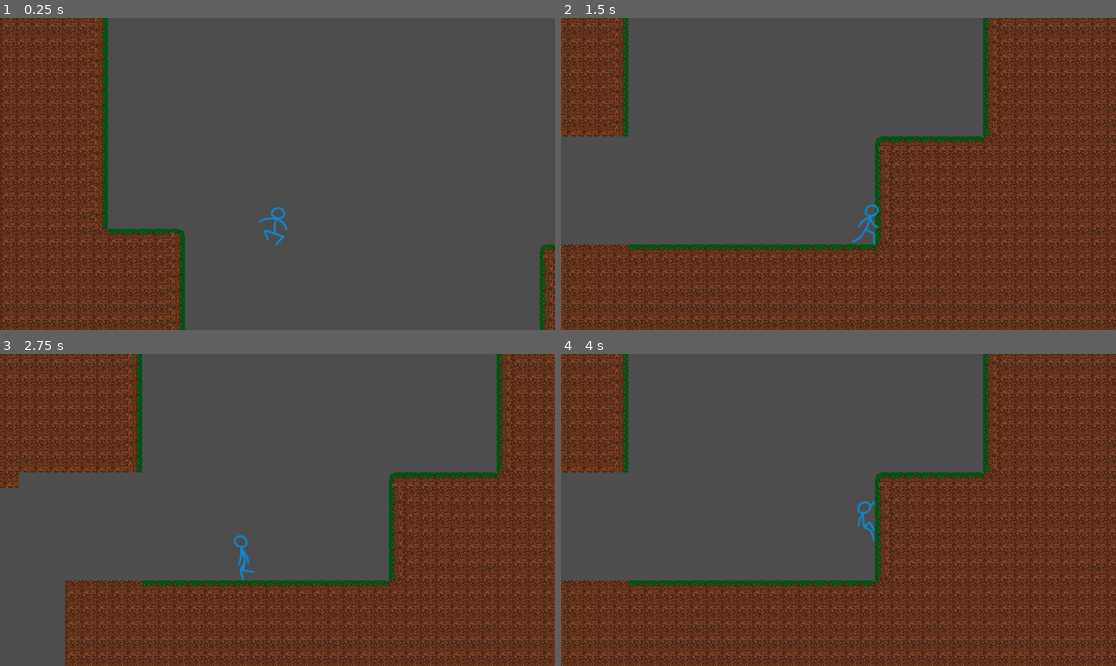
Above: before the commit, frames 1-4 (two rows, left to right).
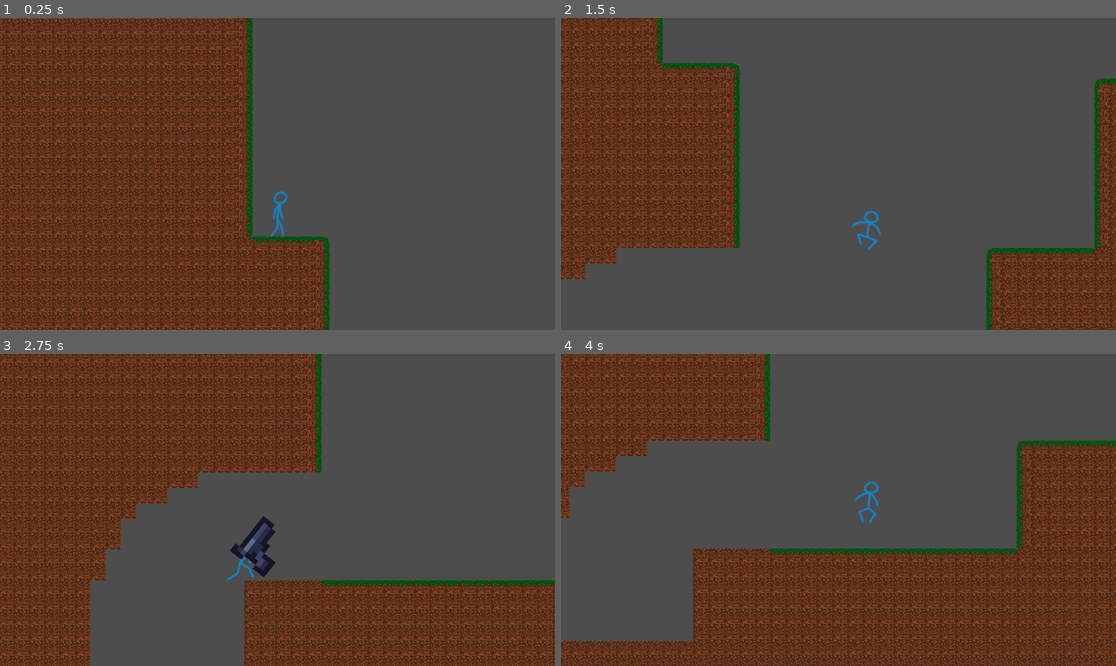
Above: after the commit, the same moments.

Repository: StudioStrawPixel/BadIdeasGameJam
Game: Godot game, scene res://assets/scenes/levels/pixel_level.tscn
Same seed, same stepped clock (60 frames per second), same inputs: the game is played once before the commit and once after it.
Inputs (mouse positions are in pixels of both pictures, inside the frame that each line leads up to):
- Up to frame 1 (0.25 s): no input
- Up to frame 2 (1.5 s): move the mouse to (960, 158) at 0.52 s; hold E (toggle_gun, bound only after the commit) 0.53-1.28 s; hold D (move_right) from 0.53 s (still down); click (960, 158) at 0.6 s; tap Space (jump) at 0.77 s; move the mouse to (727, 189) at 1.27 s; tap E (toggle_gun, bound only after the commit) at 1.35 s
- Up to frame 3 (2.75 s): tap Space (jump) at 1.52 s; click (166, 525) at 1.55 s; move the mouse to (333, 441) at 2.02 s; release D (move_right) at 2.03 s; hold A (move_left) from 2.03 s (still down); hold Shift (sprint) from 2.03 s (still down); tap E (toggle_gun, bound only after the commit) at 2.3 s
- Up to frame 4 (4 s): move the mouse to (810, 572) at 2.77 s; release A (move_left) at 2.78 s; release Shift (sprint) at 2.78 s; hold D (move_right) from 2.78 s (still down); click (810, 572) at 2.85 s; tap Space (jump) at 3.02, 3.77 s; move the mouse to (1005, 556) at 3.52 s; hold E (toggle_gun, bound only after the commit) from 3.53 s (still down)

The runs differ from the first frame. In frame 1, 39% of the frame differs, in the area x 0-100%, y 0-100%; in frame 2, 66%; in frame 3, 58%; in frame 4, 46%.

Commit message:
gun and projectiles

Diff:
--- a/assets/prefabs/player/player_controller(pixel).tscn
+++ b/assets/prefabs/player/player_controller(pixel).tscn
@@ -1,7 +1,8 @@
-[gd_scene load_steps=69 format=3 uid="uid://bimrbusqh5ikp"]
-
-[ext_resource type="Script" uid="uid://dthqi30nrjgmm" path="res://assets/scripts/player/player_controller(pixel).gd" id="1_70ait"]
+[gd_scene load_steps=70 format=3 uid="uid://bimrbusqh5ikp"]
+
+[ext_resource type="Script" uid="uid://dthqi30nrjgmm" path="res://assets/scripts/player/Player.gd" id="1_70ait"]
 [ext_resource type="Texture2D" uid="uid://qc8nj4x0yyh2" path="res://assets/art/2d/player/stick_figure/sf_ledge_climb_pixel.png" id="7_2q3ad"]
+[ext_resource type="PackedScene" uid="uid://c63rxw4ual61p" path="res://assets/scenes/gun.tscn" id="12_ykswe"]
 [ext_resource type="Texture2D" uid="uid://c7oorjswanvkv" path="res://assets/art/2d/player/stick_figure/sf_jump+fall_pixel.png" id="16_cstwa"]
 [ext_resource type="Texture2D" uid="uid://duekw3gw2y18m" path="res://assets/art/2d/player/stick_figure/sf_float_pixel.png" id="16_jsaws"]
 [ext_resource type="Texture2D" uid="uid://d3m1cwmgpkn1h" path="res://assets/art/2d/player/stick_figure/sf_dash_pixel.png" id="16_mpdld"]
@@ -524,3 +525,5 @@
 process_callback = 0
 wait_time = 0.1
 one_shot = true
+
+[node name="Gun" parent="." instance=ExtResource("12_ykswe")]
--- /dev/null
+++ b/assets/scenes/bullet.gd
@@ -0,0 +1,19 @@
+extends Node2D
+
+const SPEED: int = 300
+
+@onready var animated_sprite_2d: AnimatedSprite2D = $AnimatedSprite2D
+
+
+func _ready():
+	animated_sprite_2d.play()
+	animated_sprite_2d.animation_finished.connect(_on_animation_finished)
+
+func _process(delta: float) -> void:
+	position += transform.x * SPEED * delta
+
+func _on_animation_finished() -> void:
+	queue_free()
+
+func _on_visible_on_screen_notifier_2d_screen_exited() -> void:
+	queue_free()
--- /dev/null
+++ b/assets/scenes/bullet.tscn
@@ -0,0 +1,76 @@
+[gd_scene load_steps=12 format=3 uid="uid://dp7fdpacyvlah"]
+
+[ext_resource type="Script" uid="uid://cfmy4xnlk1djg" path="res://assets/scenes/bullet.gd" id="1_8hx1n"]
+[ext_resource type="Texture2D" uid="uid://eq233ducvdb8" path="res://assets/art/2d/gun/projectiles.png" id="1_bnlrb"]
+
+[sub_resource type="CircleShape2D" id="CircleShape2D_8hx1n"]
+radius = 20.0
+
+[sub_resource type="AtlasTexture" id="AtlasTexture_0t1ha"]
+atlas = ExtResource("1_bnlrb")
+region = Rect2(0, 0, 80, 80)
+
+[sub_resource type="AtlasTexture" id="AtlasTexture_w7fbq"]
+atlas = ExtResource("1_bnlrb")
+region = Rect2(80, 0, 80, 80)
+
+[sub_resource type="AtlasTexture" id="AtlasTexture_vmqvy"]
+atlas = ExtResource("1_bnlrb")
+region = Rect2(0, 0, 80, 80)
+
+[sub_resource type="AtlasTexture" id="AtlasTexture_gbu34"]
+atlas = ExtResource("1_bnlrb")
+region = Rect2(80, 0, 80, 80)
+
+[sub_resource type="AtlasTexture" id="AtlasTexture_2axtw"]
+atlas = ExtResource("1_bnlrb")
+region = Rect2(160, 0, 80, 80)
+
+[sub_resource type="AtlasTexture" id="AtlasTexture_r60kj"]
+atlas = ExtResource("1_bnlrb")
+region = Rect2(240, 0, 80, 80)
+
+[sub_resource type="AtlasTexture" id="AtlasTexture_qf0yw"]
+atlas = ExtResource("1_bnlrb")
+region = Rect2(320, 0, 80, 80)
+
+[sub_resource type="SpriteFrames" id="SpriteFrames_0r4bi"]
+animations = [{
+"frames": [{
+"duration": 1.0,
+"texture": SubResource("AtlasTexture_0t1ha")
+}, {
+"duration": 1.0,
+"texture": SubResource("AtlasTexture_w7fbq")
+}, {
+"duration": 1.0,
+"texture": SubResource("AtlasTexture_vmqvy")
+}, {
+"duration": 1.0,
+"texture": SubResource("AtlasTexture_gbu34")
+}, {
+"duration": 1.0,
+"texture": SubResource("AtlasTexture_2axtw")
+}, {
+"duration": 1.0,
+"texture": SubResource("AtlasTexture_r60kj")
+}, {
+"duration": 1.0,
+"texture": SubResource("AtlasTexture_qf0yw")
+}],
+"loop": true,
+"name": &"shooting",
+"speed": 10.0
+}]
+
+[node name="Bullet" type="CharacterBody2D"]
+script = ExtResource("1_8hx1n")
+
+[node name="CollisionShape2D" type="CollisionShape2D" parent="."]
+shape = SubResource("CircleShape2D_8hx1n")
+
+[node name="AnimatedSprite2D" type="AnimatedSprite2D" parent="."]
+texture_filter = 1
+position = Vector2(4, 0)
+sprite_frames = SubResource("SpriteFrames_0r4bi")
+animation = &"shooting"
--- /dev/null
+++ b/assets/scenes/gun.gd
@@ -0,0 +1,35 @@
+extends Node2D
+
+const BULLET = preload("uid://dp7fdpacyvlah")
+
+@onready var muzzle: Marker2D = $Marker2D
+@onready var shoot_timer: Timer = $ShootTimer
+
+var can_shoot := true
+var is_gun_equipped: bool = false
+
+func _ready():
+	shoot_timer.timeout.connect(_on_timer_timeout)
+
+func _process(delta: float) -> void:
+	look_at(get_global_mouse_position())
+
+	rotation_degrees = wrap(rotation_degrees, 0, 360)
+	if rotation_degrees > 90 and rotation_degrees < 270:
+		scale.y = -1
+	else:
+		scale.y = 1
+
+	if Input.is_action_just_pressed("shoot") and can_shoot and is_gun_equipped:
+		shoot()
+
+func shoot():
+	var bullet_instance = BULLET.instantiate()
+	get_tree().current_scene.add_child(bullet_instance)
+	bullet_instance.global_position = muzzle.global_position
+	bullet_instance.rotation = rotation
+	can_shoot = false
+	shoot_timer.start()
+
+func _on_timer_timeout():
+	can_shoot = true
--- /dev/null
+++ b/assets/scenes/gun.tscn
@@ -0,0 +1,19 @@
+[gd_scene load_steps=3 format=3 uid="uid://c63rxw4ual61p"]
+
+[ext_resource type="Texture2D" uid="uid://bwkevm3t50b5a" path="res://assets/art/2d/gun/gun.png" id="1_b7e4a"]
+[ext_resource type="Script" uid="uid://bncntmcwc612v" path="res://assets/scenes/gun.gd" id="2_6ainy"]
+
+[node name="Gun" type="Sprite2D"]
+texture_filter = 1
+texture = ExtResource("1_b7e4a")
+offset = Vector2(28, 5)
+region_enabled = true
+region_rect = Rect2(160.1353, 600.9388, 58.366608, 65.19678)
+script = ExtResource("2_6ainy")
+
+[node name="Marker2D" type="Marker2D" parent="."]
+position = Vector2(49, 0)
+
+[node name="ShootTimer" type="Timer" parent="."]
+wait_time = 0.3
+one_shot = true
--- a/assets/scenes/levels/pixel_level.tscn
+++ b/assets/scenes/levels/pixel_level.tscn
@@ -3,12 +3,12 @@
 [ext_resource type="TileSet" uid="uid://dfd2c8fehjle1" path="res://assets/resources/tilesets/simple_terrain.tres" id="1_hpxiy"]
 [ext_resource type="PackedScene" uid="uid://bimrbusqh5ikp" path="res://assets/prefabs/player/player_controller(pixel).tscn" id="2_jm60u"]
 
-[node name="PixelLevel" type="Node2D"]
+[node name="World" type="Node2D"]
 
 [node name="TileMapLayer" type="TileMapLayer" parent="."]
 texture_filter = 1
 tile_map_data = PackedByteArray("AADn/97/AAABAAAAAADn/9//AAACAAAAAADn/+D/AAACAAAAAADn/+H/AAACAAAAAADn/+L/AAACAAAAAADn/+ …(53408 unchanged characters)…
 tile_set = ExtResource("1_hpxiy")
 
-[node name="PlayerController" parent="." instance=ExtResource("2_jm60u")]
-position = Vector2(0, -50)
+[node name="Player" parent="." instance=ExtResource("2_jm60u")]
+position = Vector2(-150, -32)
--- a/assets/scripts/player/player_controller(pixel).gd
+++ b/assets/scripts/player/Player.gd
@@ -44,6 +44,8 @@
 @onready var ledge_space_ray_cast: RayCast2D = %LedgeSpaceRayCast
 @onready var wall_slide_ray_cast: RayCast2D = %WallSlideRayCast
 @onready var dash_cooldown: Timer = %DashCooldown
+@onready var gun: Sprite2D = $Gun
+
 
 var active_state := STATE.FALL
 var can_double_jump := false
@@ -52,11 +54,14 @@
 var can_dash := false
 var dash_jump_buffer := false
 var is_sprinting := false
+var is_gun_equipped: bool = false
+var was_gun_equipped_before_restricted: bool = false
 
 func _ready() -> void:
 	switch_state(active_state)
 	ledge_climb_ray_cast.add_exception(self)
-
+	gun.visible = false
+	gun.is_gun_equipped = false
 
 func _physics_process(delta: float) -> void:
 	process_state(delta)
@@ -362,3 +367,47 @@
 
 func can_wall_slide() -> bool:
 	return is_on_wall_only() and wall_slide_ray_cast.is_colliding()
+
+func _process(delta: float) -> void:
+	if is_gun_equipped:
+		if get_global_mouse_position().x < global_position.x:
+			animated_sprite.flip_h = true
+		else:
+			animated_sprite.flip_h = false
+	var in_restricted_state := active_state in [STATE.WALL_SLIDE, STATE.LEDGE_CLIMB, STATE.LEDGE_JUMP, STATE.WALL_CLIMB, STATE.FLOAT]
+
+	if in_restricted_state:
+		if is_gun_equipped:
+			was_gun_equipped_before_restricted = true
+			unequip_gun()
+	else:
+		if was_gun_equipped_before_restricted:
+			equip_gun()
+			was_gun_equipped_before_restricted = false
+	if gun:
+		gun.is_gun_equipped = is_gun_equipped
+
+func _input(event):
+	if event.is_action_pressed("toggle_gun"):
+		toggle_gun()
+
+func toggle_gun():
+	if is_gun_equipped:
+		unequip_gun()
+	else:
+		equip_gun()
+
+func equip_gun():
+	gun.visible = true
+	is_gun_equipped = true
+	gun.is_gun_equipped = true
+
+func unequip_gun():
+	gun.visible = false
+	is_gun_equipped = false
+	gun.is_gun_equipped = false
+
+func can_player_shoot() -> bool:
+	if active_state in [STATE.WALL_SLIDE, STATE.LEDGE_CLIMB, STATE.LEDGE_JUMP, STATE.WALL_CLIMB, STATE.FALL,]:
+		return false
+	return is_gun_equipped
--- a/project.godot
+++ b/project.godot
@@ -14,6 +14,10 @@
 run/main_scene="uid://da84ajuoi0pue"
 config/features=PackedStringArray("4.5", "GL Compatibility")
 config/icon="res://icon.svg"
+
+[autoload]
+
+GlobalData="*res://GlobalData.gd"
 
 [input]
 
@@ -37,6 +41,16 @@
 "events": [Object(InputEventKey,"resource_local_to_scene":false,"resource_name":"","device":-1,"window_id":0,"alt_press …(195 unchanged characters)…
 ]
 }
+shoot={
+"deadzone": 0.2,
+"events": [Object(InputEventMouseButton,"resource_local_to_scene":false,"resource_name":"","device":-1,"window_id":0,"alt_pressed":false,"shift_pressed":false,"ctrl_pressed":false,"meta_pressed":false,"button_mask":0,"position":Vector2(0, 0),"global_position":Vector2(0, 0),"factor":1.0,"button_index":1,"canceled":false,"pressed":false,"double_click":false,"script":null)
+]
+}
+toggle_gun={
+"deadzone": 0.2,
+"events": [Object(InputEventKey,"resource_local_to_scene":false,"resource_name":"","device":-1,"window_id":0,"alt_pressed":false,"shift_pressed":false,"ctrl_pressed":false,"meta_pressed":false,"pressed":false,"keycode":0,"physical_keycode":69,"key_label":0,"unicode":101,"location":0,"echo":false,"script":null)
+]
+}
 
 [rendering]
 
Binary file added: assets/art/2d/gun/gun.png
Not shown, added: assets/art/2d/gun/gun.png.import
Binary file added: assets/art/2d/gun/projectiles.png
Not shown, added: assets/art/2d/gun/projectiles.png.import
Not shown, added: assets/scenes/bullet.gd.uid
Not shown, added: assets/scenes/gun.gd.uid
Renamed: assets/scripts/player/player_controller(pixel).gd.uid -> assets/scripts/player/Player.gd.uid
